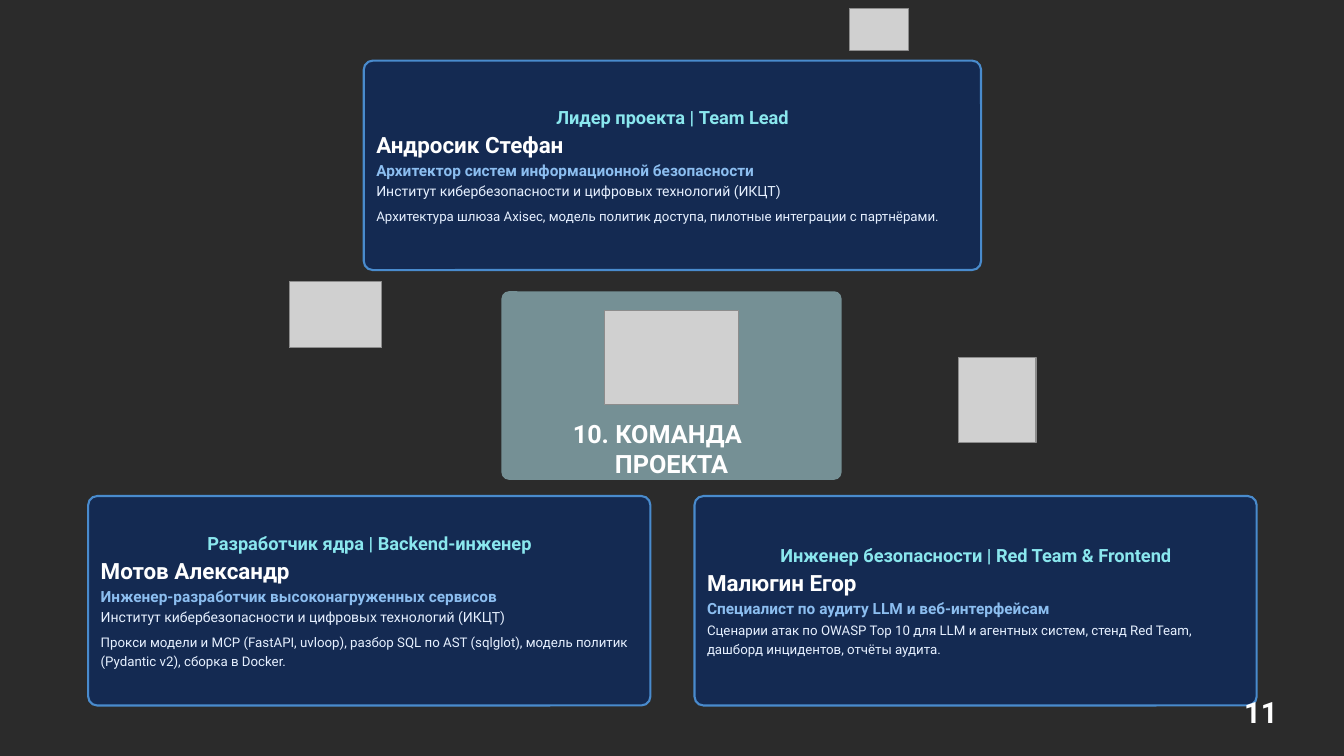
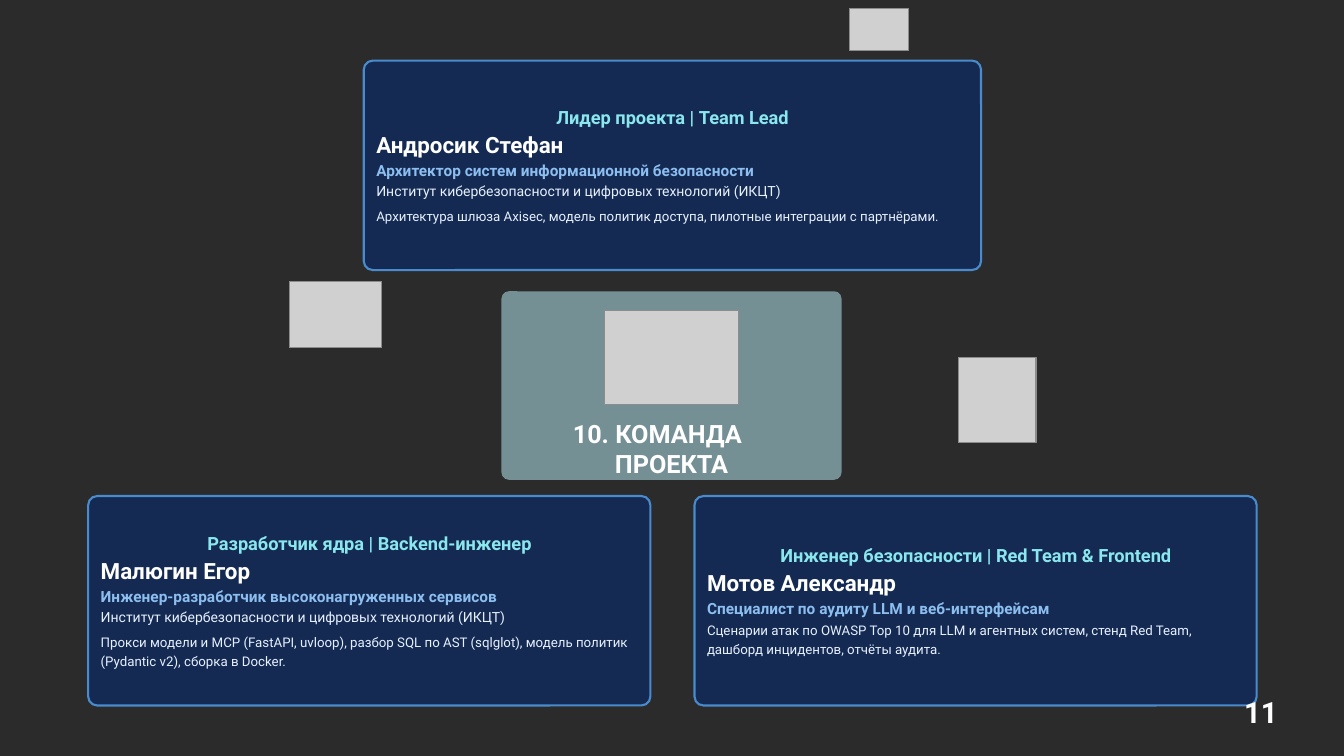
Before and after one commit to KitFIy/Accelerator, a slide deck: slide 11 of deliverables/Axisec_full.pptx. Drawn at 1344x756 pixels with LibreOffice and Linux fonts; fonts in the diff are those of the drawing; grey boxes stand for pictures; background and template pictures are left out; a plain dark background stands for a picture behind light text. Boxes give left, top, right and bottom in pixels: in the first picture for what was removed or moved away, otherwise in the second. Text is boxed around its words. In the diff, an @@ line names an element or a change of style, - is before the commit and + after.

```diff
--- a/deliverables/Axisec_full.pptx
+++ b/deliverables/Axisec_full.pptx
@@ text in rounded rectangle at box(101, 563, 250, 584): text changed @@
-Мотов Александр
+Малюгин Егор
@@ text in rounded rectangle at box(707, 575, 896, 596): text changed @@
-Малюгин Егор
+Мотов Александр
```
Also in this commit, not shown: 13 other files.
